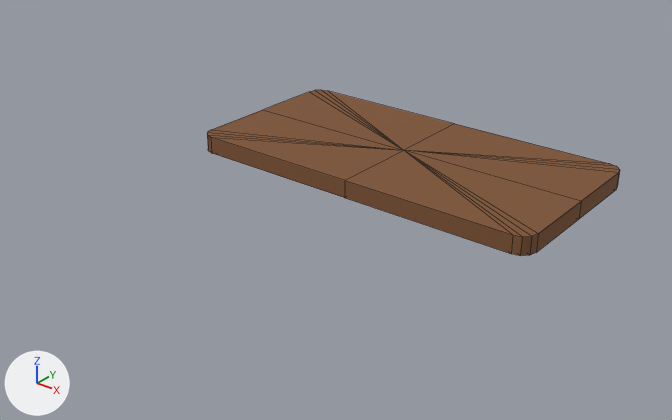
The Blender file assetsSource/lba2/layouts/CI/106_shelf_var1.blend: old version first, new version second.
Both versions are drawn from a camera (50 mm lens) standing at (1.92, -2.82, 1.76) and looking at (-0.17, -0.22, 0.15). Arrows for +X, +Y and +Z are at lower left; the lights stay in place. Mesh edges are drawn as thin lines.

Before the edit, the objects in view are built like this:
```python
me_plane = bpy.data.meshes.new('Plane')
me_plane.from_pydata(...)  # 36 vertices, 44 faces; spans x 0.0..0.75, y -0.375..0.375, z 0.199..0.375
me_plane.polygons.foreach_set('use_smooth', [True] * 44)
me_plane.materials.append(mat_material_003)  # brown #825a3e
ob_shelf = bpy.data.objects.new('shelf', me_plane)
ob_shelf.location = (0.0, 0.0, 0.0)
_m = ob_shelf.modifiers.new('Mirror', 'MIRROR')
_m.use_clip = True
```
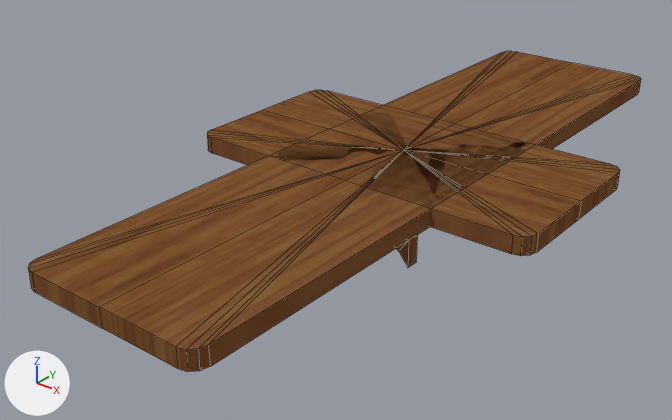
Changed parts and their boxes (x1, y1, x2, y2) in the pictures (672 x 420 px):
'shelf_long', added (brown)
    after: (28, 51, 641, 372)
'shelf', recoloured
    both: (207, 90, 620, 256)

What changed in the scene script:
```text
Add img_ci_cabinet_brown_tga:
    img_ci_cabinet_brown_tga = load_image('CI_cabinet_brown.tga', 'Textures/CI_cabinet_brown.tga', 256, 256, 'sRGB')
Add img_ci_cabinet_brown_tga_001:
    img_ci_cabinet_brown_tga_001 = load_image('CI_cabinet_brown.tga.001', 'Textures/CI_cabinet_brown.tga', 256, 256, 'sRGB')
Add mat_wood:
    mat_wood = principled_material('Wood')
    mat_wood.texture = img_ci_cabinet_brown_tga
    mat_wood.roughness = 0.861
    mat_wood.specular_ior_level = 0.0
Add mat_wood_001:
    mat_wood_001 = principled_material('Wood.001')
    mat_wood_001.texture = img_ci_cabinet_brown_tga_001
    mat_wood_001.roughness = 0.861
    mat_wood_001.specular_ior_level = 0.0
Change me_plane:
    where me_plane.from_pydata(...)  # 36 vertices, 44 faces; spans x 0.0..0.75, y -0.375..0.375, z 0.199..0.375
    remove me_plane.materials.append(mat_material_003)  # brown #825a3e
    add me_plane.materials.append(mat_wood)  # picture img_ci_cabinet_brown_tga
Add me_plane_001:
    me_plane_001.from_pydata(...)  # 36 vertices, 44 faces; spans x 0.0..1.489, y -0.375..0.375, z 0.199..0.375
    me_plane_001.polygons.foreach_set('use_smooth', [True] * 44)
    me_plane_001.materials.append(mat_wood_001)  # picture img_ci_cabinet_brown_tga_001
Add ob_shelf_long:
    ob_shelf_long = bpy.data.objects.new('shelf_long', me_plane_001)
    ob_shelf_long.location = (0.0, 0.0, 0.0)
    ob_shelf_long.rotation_euler = (0.0, 0.0, -1.571)  # degrees (0, 0, -90)
    _m = ob_shelf_long.modifiers.new('Mirror', 'MIRROR')
    _m.use_clip = True
```
